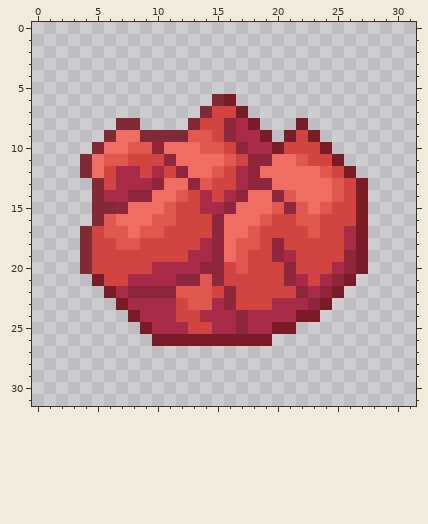
One commit to this pixel-art sprite: textures/items/dye_powder_red.png. The picture above is the old version.
The file is 32x32 pixels.
After the commit:
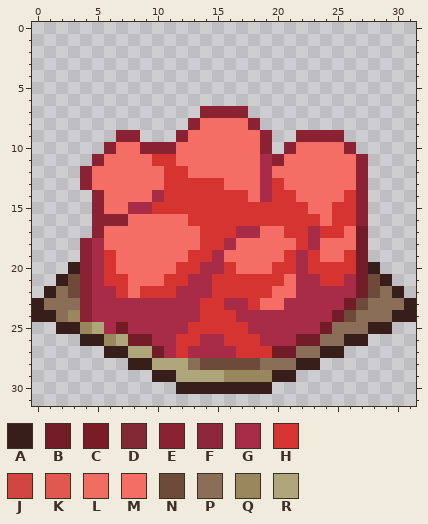
Palette (. is transparent): A #381e1b  B #711c27  C #791c27  D #812935  E #8a2233  F #8e263c  G #a82c47  H #d63431  J #d2443f  K #e05850  L #ef6d62  M #f56e65  N #6e4a3b  P #8a6e57  Q #99875d  R #b0a67b
Edits made:
Changed rows in their new state; - is an unchanged pixel.
first column x 0:
 6 ---------------..---------------
 7 --------------EEEE--------------
 8 -------..----EMMMME---.---------
 9 ------.EE...EMMMMMME-.EEEE------
10 -----.EMMEEEMMMMMMME.EMMMME-----
11 ----.EMMMMHHMMMMMMMGEMMMMMME----
12 ----EMMMMMMHHMMMMMMGMMMMMMME----
13 ----EMMMMMMHHHHHMMMGHMMMMMME----
14 -----EMMMMGHHHHHHHMGHHMMMMHE----
15 -----EMMGGHHHHHHHHHHHHHMMHHE----
16 -----EEEMMMMMHHHHHHHHHHHMHHE----
17 ----.EMMMMMMMMHHHGGMMHHGHHMB----
18 ----EGMMMMMMMMHHGMMMMMHGMMMB----
19 ----EGHMMMMMMHHGMMMMMHGHMMHB----
20 ---AEGHMMMMMHHGGHMMMHHGHHHHBA---
21 --ANEGHHMMMHHGGHHHHHHM-GHHGBNA--
22 -APNEGGHMHHHGGGHHHHHMMG-GGGBNPA-
23 APPPEGGG----GGHHGGHMM--GGGBNPPPA
24 AAPQEGGGG---GGHHHG----GGGBNPPPAA
25 --AAQRGBGG---HHHHH--GGGGBPPPAA--
26 ----AAQRBBGGHHGGHHHGGGBBPPAA----
27 ------AARRBGHGGGGHHHBBPPAA------
28 --------AARRRPNNNNNPPPAA--------
29 ----------AARRRRQQQQAA----------
30 ------------AAAAAAAA------------
Pixel boxes of the changes (left, top, right, bottom) in both pictures:
changed: (32, 94, 416, 394)
